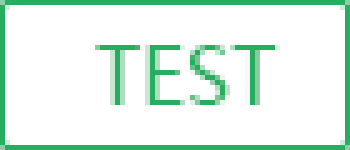
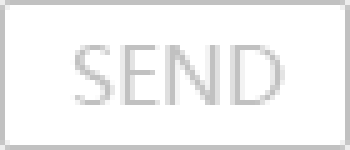
The second 350x150 image is a revision of the first. Changes to its layers:
hid group "normal" (3 layers) over box(0, 0, 350, 150)
renamed "TEST" to "SEND", painted on it over box(70, 45, 285, 105)
hid group "enable" (3 layers) over box(0, 0, 350, 150)
renamed "保存" to "SEND", painted on it over box(70, 45, 285, 105)
renamed "保存" to "SEND", painted on it over box(70, 45, 285, 105)
